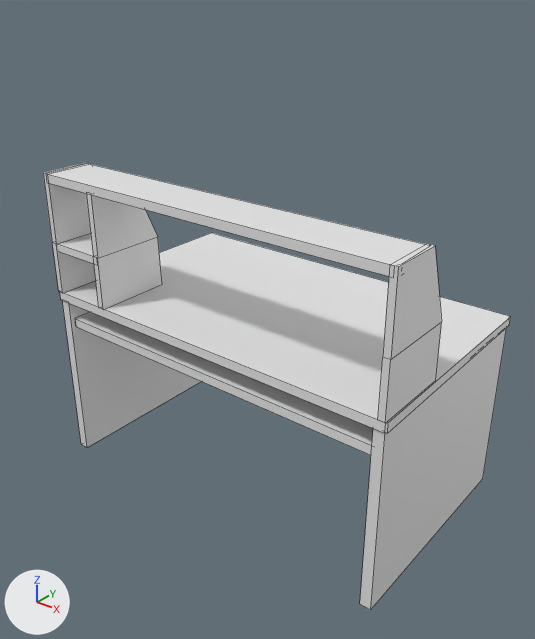
The FBX model Assets/Prefabs/Tables/table_tier8.fbx as it was, and as the next commit left it.
Before and after are seen from a camera (50 mm lens) standing at (1.92, -2.48, 2.45) and looking at (0.02, -0.11, 0.98). Every picture has the same lights, and +X, +Y and +Z are marked at lower left. Mesh edges are drawn as thin lines. Where no turn or scale is listed for an object, it has been applied to the vertices.
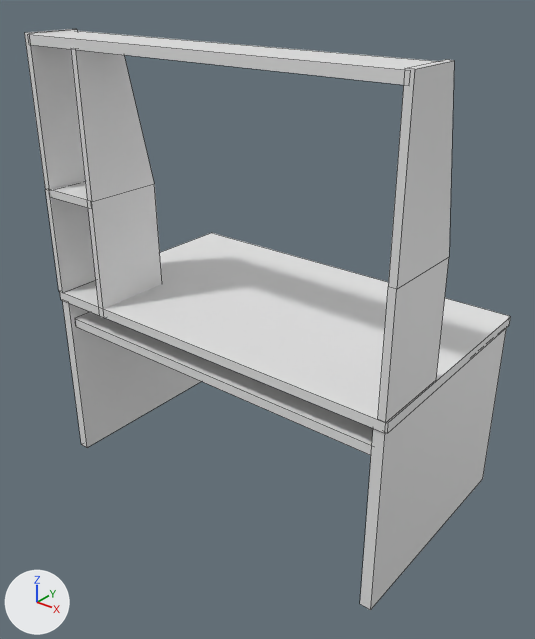
The change, as a diff of the scene's bpy script:
```diff
--- a/Assets/Prefabs/Tables/table_tier8.fbx.py
+++ b/Assets/Prefabs/Tables/table_tier8.fbx.py
@@ ob_cube_003 @@
 ob_cube_003 = bpy.data.objects.new('Cube.003', me_cube_012)
-ob_cube_003.location = (0.88, -0.38, 1.247)
+ob_cube_003.location = (0.88, -0.38, 1.479)
 ob_cube_003.rotation_euler = (-3.142, 0.0, 0.0)  # degrees (-180, 0, 0)
-ob_cube_003.scale = (-0.0152, -0.163, -0.227)
+ob_cube_003.scale = (-0.0152, -0.163, -0.456)
@@ ob_cube_005 @@
 ob_cube_005 = bpy.data.objects.new('Cube.005', me_cube_008)
-ob_cube_005.location = (-0.004, -0.415, 1.576)
+ob_cube_005.location = (-0.004, -0.415, 2.157)
@@ ob_cube @@
 ob_cube = bpy.data.objects.new('Cube', me_cube_010)
-ob_cube.location = (-0.89, -0.38, 1.247)
+ob_cube.location = (-0.89, -0.38, 1.479)
 ob_cube.rotation_euler = (-3.142, 0.0, 0.0)  # degrees (-180, 0, 0)
-ob_cube.scale = (-0.0152, -0.163, -0.227)
+ob_cube.scale = (-0.0152, -0.163, -0.456)
@@ ob_cube_002 @@
 ob_cube_002 = bpy.data.objects.new('Cube.002', me_cube_011)
-ob_cube_002.location = (-0.597, -0.38, 1.247)
+ob_cube_002.location = (-0.597, -0.38, 1.479)
 ob_cube_002.rotation_euler = (-3.142, 0.0, 0.0)  # degrees (-180, 0, 0)
-ob_cube_002.scale = (-0.0152, -0.163, -0.227)
+ob_cube_002.scale = (-0.0152, -0.163, -0.503)
```

Changed parts and their boxes [x1, y1, x2, y2] in the pictures (535 x 639 px):
'Cube.005', moved: before [48, 164, 425, 276]; after [30, 31, 436, 85]
'Cube.003', moved, rescaled (18% wider, 102% taller): before [378, 244, 442, 423]; after [378, 60, 454, 423]
'Cube.002', moved, rescaled (19% wider, 130% taller): before [86, 192, 162, 309]; after [71, 48, 162, 318]
'Cube', moved, rescaled: before [43, 163, 96, 293]; after [24, 29, 96, 293]
